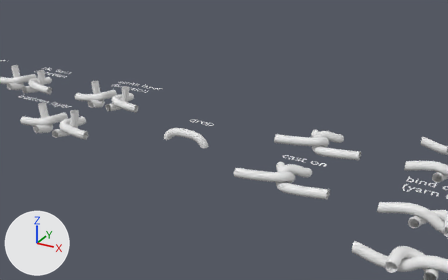
The Blender file block-library/blocks.blend, before and after one commit.
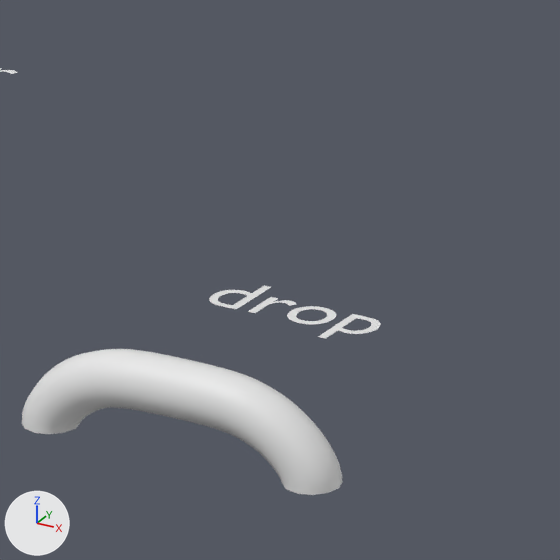
There are two pictures of each version: one from a 50 mm camera at (14.34, -10.45, 5.78) aimed at (7.33, 2.3, -0.59), one close up on the part from 36% to 53% of the width and 28% to 56% of the height. Arrows for +X, +Y and +Z are at lower left; the lights stay in place.

Names of what the first close-up shows: 'Text.010', 'knit-yarn.012'.
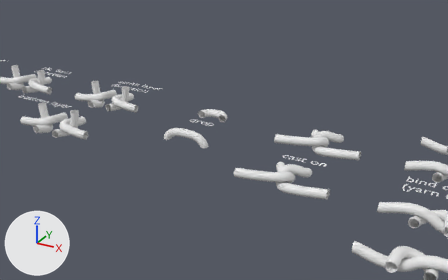
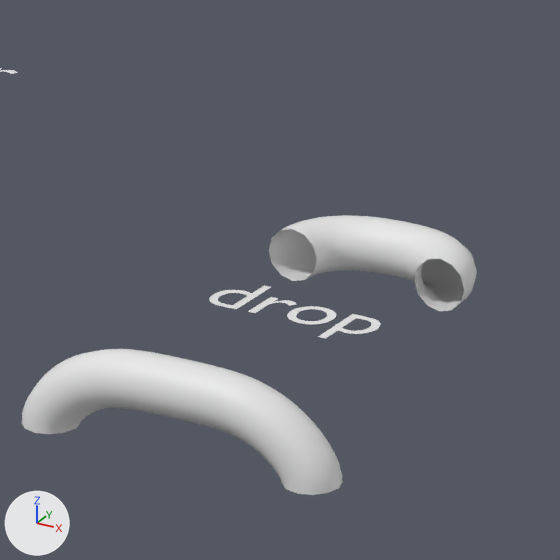
The change, as a list of edits to the scene's bpy script:
```text
Add me_block_half_row:
    me_block_half_row.from_pydata(...)  # a box spanning x -1.0..1.0, y -0.25..0.25, z -0.44..0.44
    me_block_half_row.materials.append(mat_material)  # white #e7e7e7
Add cu_drop_loop:
    cu_drop_loop = bpy.data.curves.new('drop-loop', 'CURVE')
    cu_drop_loop.dimensions = '3D'
    _sp = cu_drop_loop.splines.new('BEZIER'); _sp.bezier_points.add(2)
    _sp.bezier_points.foreach_set('co', [-0.3, -0.25, 0.0, 0.0, -0.01, 0.0, 0.3, -0.25, 0.0])
    _sp.bezier_points.foreach_set('handle_left', [-0.3, -0.357, 0.0, -0.2, -0.01, 0.0, 0.3, -0.1, 0.0])
    _sp.bezier_points.foreach_set('handle_right', [-0.3, -0.1, 0.0, 0.2, -0.01, 0.0, 0.3, -0.357, 0.0])
    for _p, _l, _r in zip(_sp.bezier_points, ['ALIGNED', 'ALIGNED', 'ALIGNED'], ['ALIGNED', 'ALIGNED', 'ALIGNED']): _p.handle_left_type = _l; _p.handle_right_type = _r
    _sp.order_u = 0
    _sp.order_v = 0
    cu_drop_loop.bevel_depth = 0.1
    cu_drop_loop.fill_mode = 'FULL'
Add ob_knit_yarn_037:
    ob_knit_yarn_037 = bpy.data.objects.new('knit-yarn.037', cu_drop_loop)
    ob_knit_yarn_037.parent = ob_drop_001
    ob_knit_yarn_037.location = (0.0, 0.0, 0.0)
Add ob_drop_001:
    ob_drop_001 = bpy.data.objects.new('drop.001', me_block_half_row)
    ob_drop_001.location = (7.0, 2.5, 0.0)
    ob_drop_001.hide_set(True)  # wire or fog, not drawn
```

Changed parts and their boxes (x1, y1, x2, y2) in the close-ups (560 x 560 px):
'knit-yarn.037', added: after (269, 215, 477, 311)
